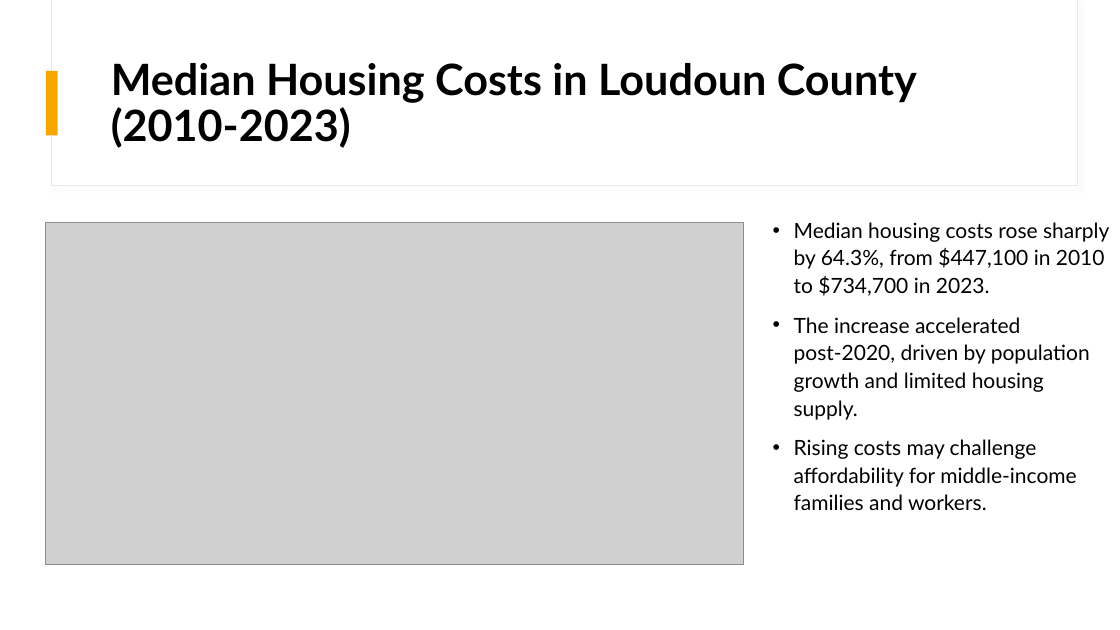
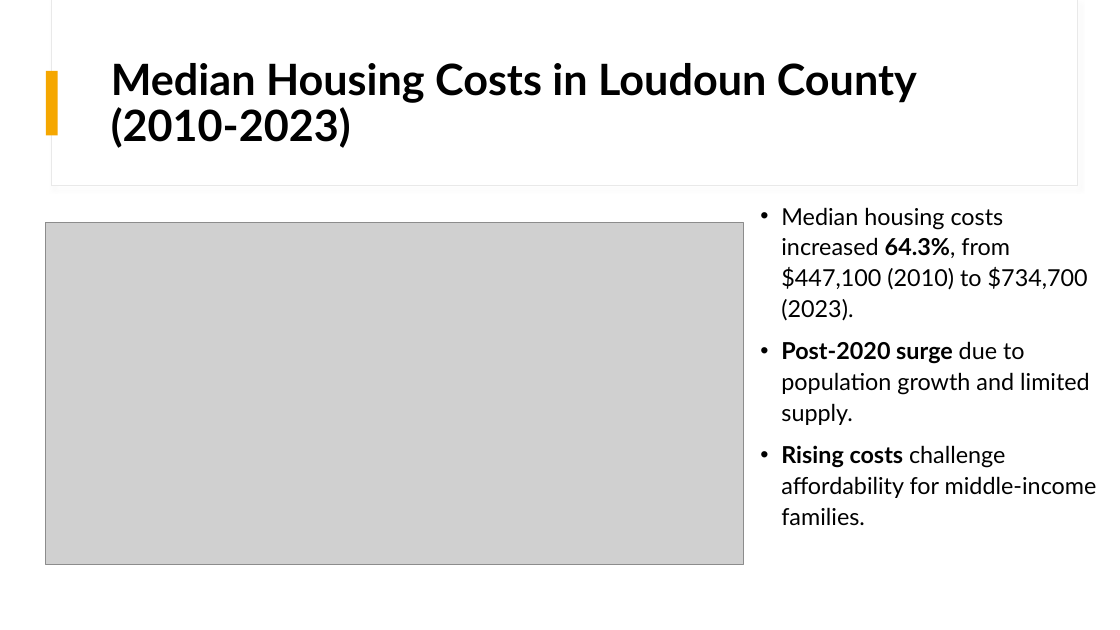
Before and after one commit to Akemp787/Loudoun_County_Growth_Study, a slide deck: slide 6 of presentation/Loudoun County Growth Study.pptx (slide 7 before the commit). Drawn at 1120x630 pixels with LibreOffice and Linux fonts; fonts in the diff are those of the drawing; grey boxes stand for pictures. Boxes give left, top, right and bottom in pixels: in the first picture for what was removed or moved away, otherwise in the second. Text is boxed around its words. In the diff, an @@ line names an element or a change of style, - is before the commit and + after.

Commit message:
Loudoun County Growth Study

```diff
--- a/presentation/Loudoun County Growth Study.pptx
+++ b/presentation/Loudoun County Growth Study.pptx
@@ text at (781, 207, 1097, 525): text changed; size 18 to 20 pt @@
-• Median housing costs rose sharply by 64.3%, from $447,100 in 2010 to $734,700 in 2023.
-• The increase accelerated post-2020, driven by population growth and limited housing supply.
-• Rising costs may challenge affordability for middle-income families and workers.
+• Median housing costs increased 64.3%, from $447,100 (2010) to $734,700 (2023).
+• Post-2020 surge due to population growth and limited supply.
+• Rising costs challenge affordability for middle-income families.
```
Also in this commit, not shown: 11 other slides changed, 6 slides added, 1 slide removed, 17 other files.
